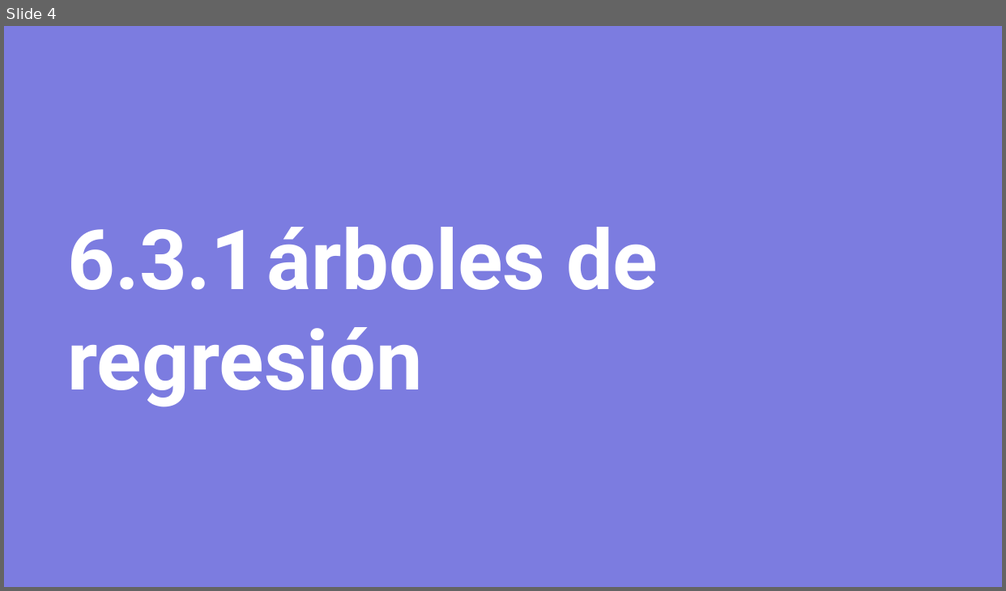
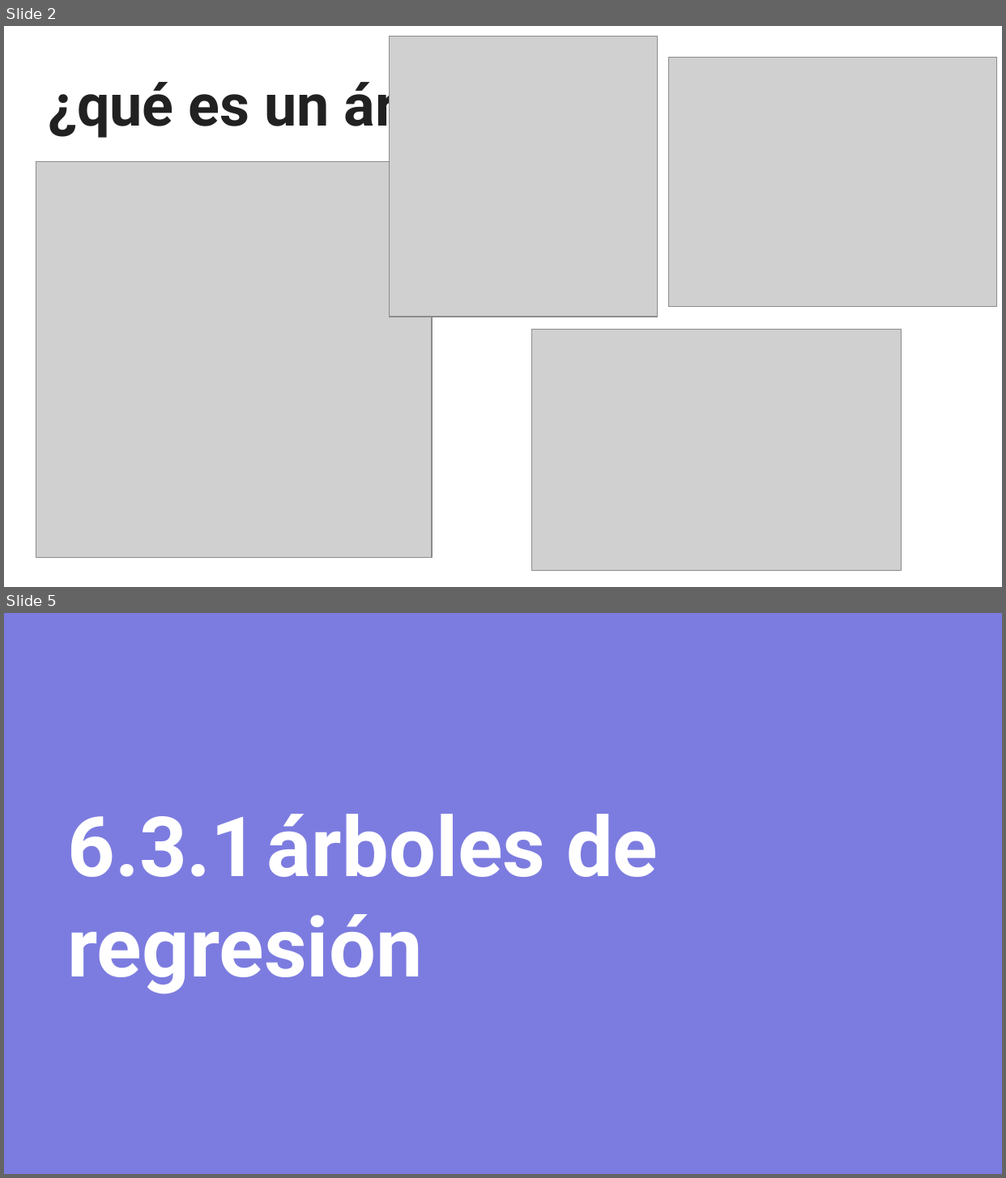
Before and after one commit to sainosmichelle/sainosmichelle.github.io, a slide deck: assets/files/Tema6/arb_dec/6.3 Árboles de decisión.pptx. Shown one above the other, each under a label of ours: slide 4 before the commit, slides 2 and 5 after it; the slides between them are not shown. The pictures are 1006x591 and 1006x1178 pixels, drawn with LibreOffice and Linux fonts; fonts in the diff are those of the drawing; grey boxes stand for pictures. Boxes give left, top, right and bottom in pixels: in the first picture for what was removed or moved away, otherwise in the second. Text is boxed around its words. In the diff, an @@ line names an element or a change of style, - is before the commit and + after.

```diff
--- a/assets/files/Tema6/arb_dec/6.3 Árboles de decisión.pptx
+++ b/assets/files/Tema6/arb_dec/6.3 Árboles de decisión.pptx
@@ slide 2 added at bbox=[4, 26, 1002, 587], background #FFFFFF @@
@@ picture added at bbox=[390, 36, 658, 317] @@
@@ title added at bbox=[48, 72, 507, 139], 42 pt, text #212121, bold @@
+¿qué es un árbol?
@@ picture added at bbox=[669, 57, 997, 306] @@
@@ picture added at bbox=[36, 162, 432, 558] @@
@@ picture added at bbox=[532, 330, 902, 571] @@
@@ what was slide 4 is now slide 5 @@
```
Also in this commit, not shown: 5 slides changed, 8 other slides added, 6 other files.
